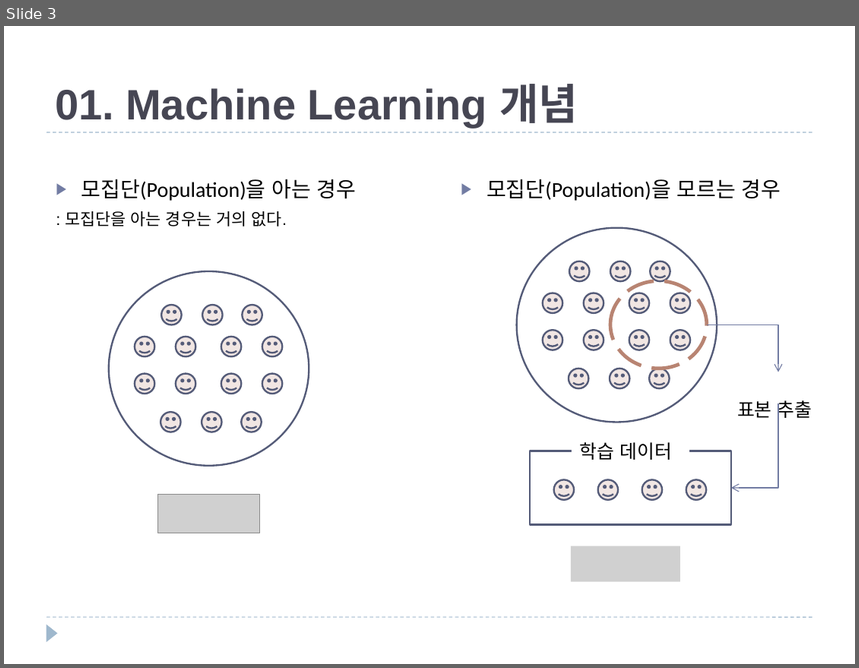
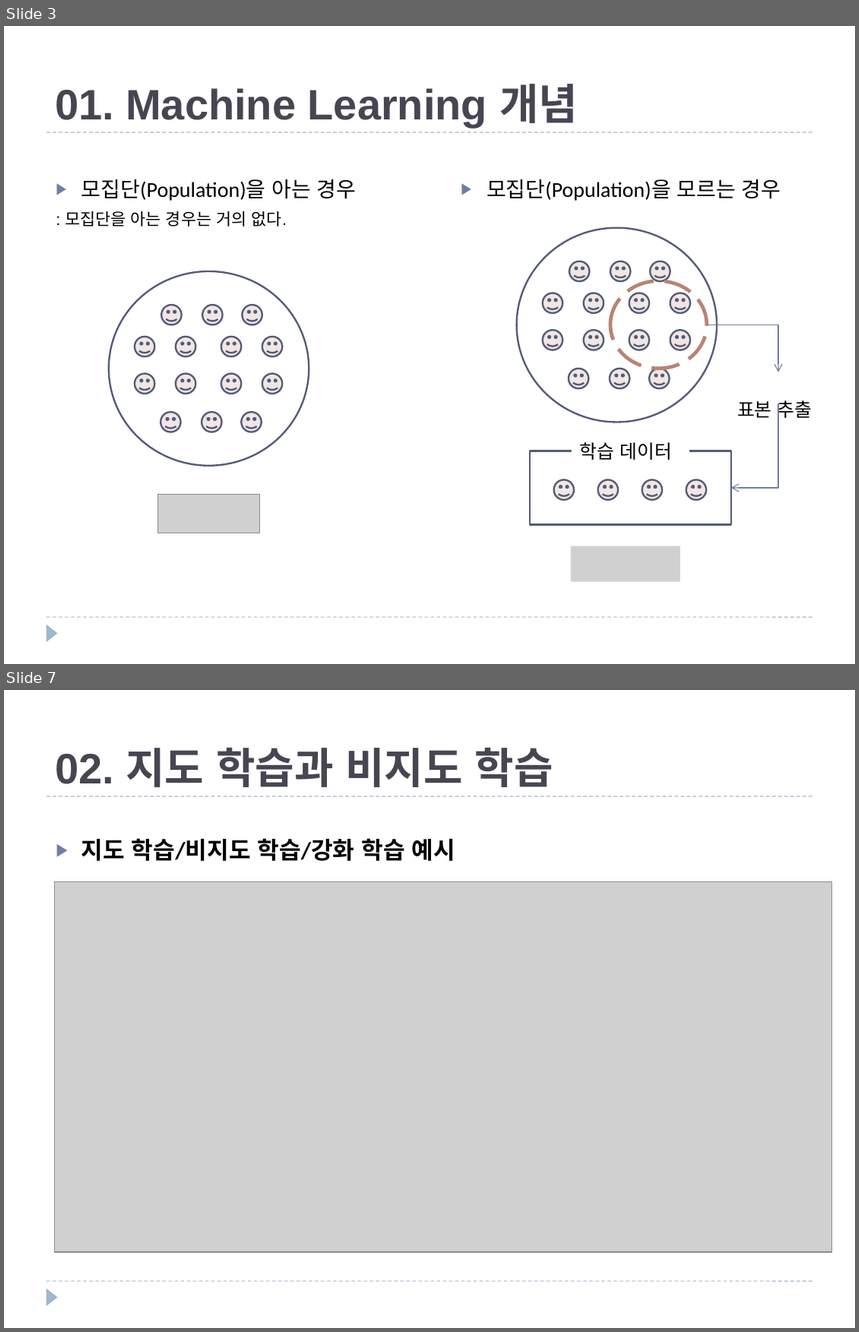
Before and after one commit to JXXA/JXXAGit, a slide deck: Machine Learning 개념과 종류.pptx. Shown one above the other, each under a label of ours: slide 3 before the commit, slides 3 and 7 after it; the slides between them are not shown. The pictures are 859x668 and 859x1332 pixels, drawn with LibreOffice and Linux fonts; fonts in the diff are those of the drawing; grey boxes stand for pictures. Boxes give left, top, right and bottom in pixels: in the first picture for what was removed or moved away, otherwise in the second. Text is boxed around its words. In the diff, an @@ line names an element or a change of style, - is before the commit and + after.

```diff
--- a/Machine Learning 개념과 종류.pptx
+++ b/Machine Learning 개념과 종류.pptx
@@ slide 7 added at (x1=4, y1=690, x2=855, y2=1328), background #FFFFFF; not listed: 3 template elements that a slide beside it also shows @@
@@ title added at (x1=55, y1=748, x2=553, y2=787), 36 pt, text #464653, bold @@
+02. 지도 학습과 비지도 학습
@@ text added at (x1=82, y1=838, x2=455, y2=861), 20 pt, text #000000, bold @@
+▶ 지도 학습/비지도 학습/강화 학습 예시
@@ picture added at (x1=54, y1=882, x2=832, y2=1252) @@
```
Also in this commit, not shown: 4 other slides added.
